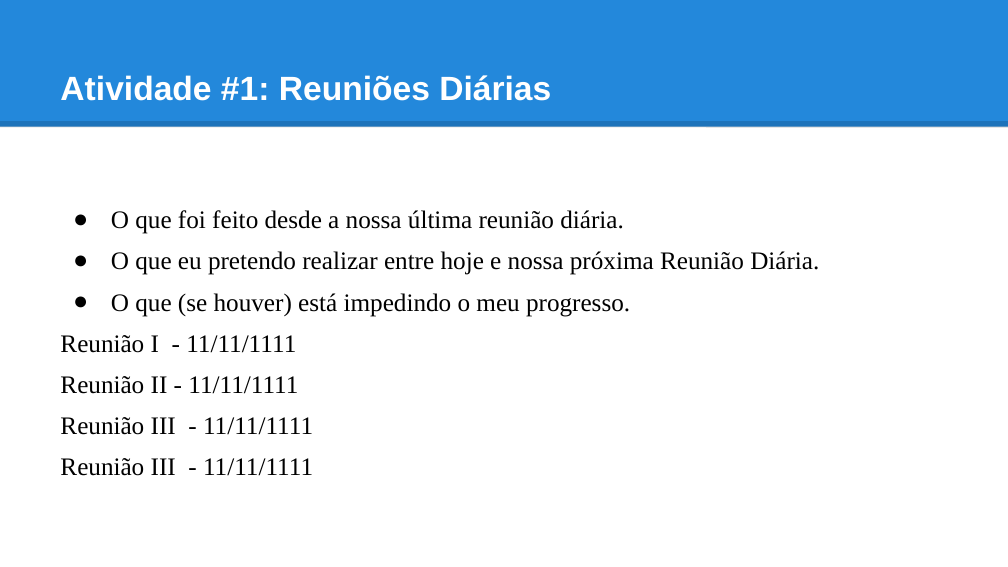
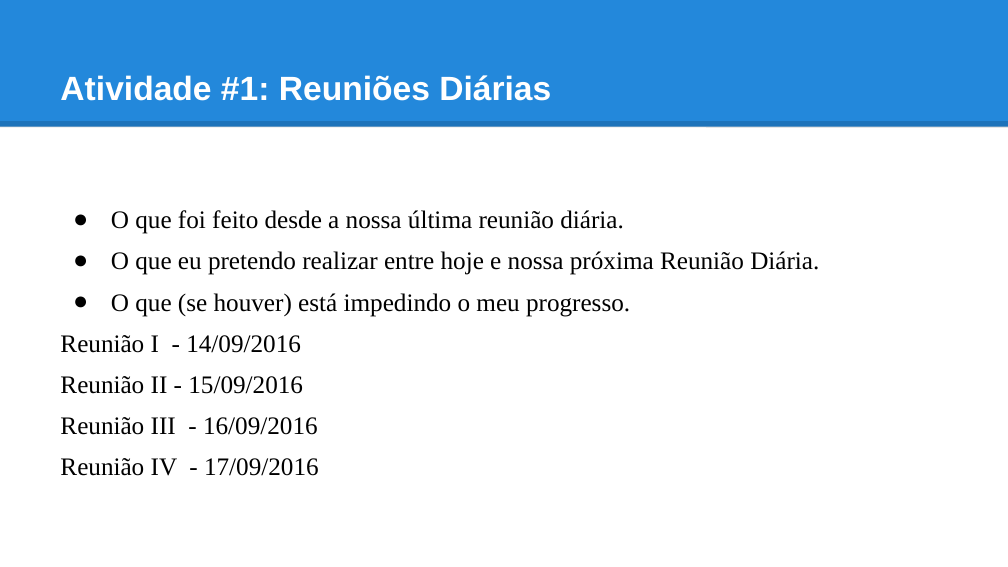
Before and after one commit to ufrpe-uast/adocao, a slide deck: slide 5 of Artefatos_Sprint1.odp. Drawn at 1008x567 pixels with LibreOffice and Linux fonts; fonts in the diff are those of the drawing. Boxes give left, top, right and bottom in pixels: in the first picture for what was removed or moved away, otherwise in the second. Text is boxed around its words. In the diff, an @@ line names an element or a change of style, - is before the commit and + after.

```diff
--- a/Artefatos_Sprint1.odp
+++ b/Artefatos_Sprint1.odp
@@ text at <box>60,335,319,476</box>: text changed @@
-Reunião I - 11/11/1111
-Reunião II - 11/11/1111
-Reunião III - 11/11/1111
-Reunião III - 11/11/1111
+Reunião I - 14/09/2016
+Reunião II - 15/09/2016
+Reunião III - 16/09/2016
+Reunião IV - 17/09/2016
```
Also in this commit, not shown: 5 other slides changed, 8 other files.
